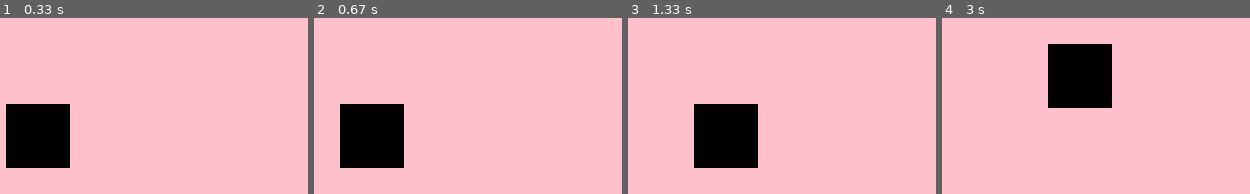
Above: before the commit, frames 1-4 (left to right).
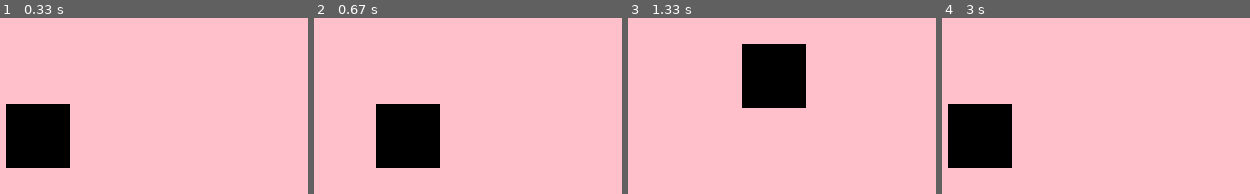
Above: after the commit, the same moments.

Repository: matuqam/pygame_actions
Game: pygame game, started from main.py
The game is run twice, just before and just after one commit, with the same random seed, the same clock (stepped at 60 frames per second) and the same inputs.
Inputs:
- Up to frame 1 (0.33 s): no input
- Up to frame 2 (0.67 s): hold D from 0.33 s (still down)
- Up to frame 3 (1.33 s): release D at 0.8 s; hold W 0.83-1.13 s; hold D from 1.17 s (still down)
- Up to frame 4 (3 s): release D at 1.63 s; hold A 1.67-2.2 s; hold S 2.23-2.53 s; hold A 2.57-2.97 s

Frame 1 is identical in both runs. In frame 2, 8.5% of the frame differs, in the area x 8-41%, y 48-86%; in frame 3, 15%; in frame 4, 15%, in the area x 1-56%, y 14-86%.

Commit message:
Added input module to encapsulate key input types
Allows to standardise checks for `event.type == KEY...` with
key checks with `key.get_pressed()`

Diff:
--- /dev/null
+++ b/input.py
@@ -0,0 +1,64 @@
+from enum import Enum, auto
+from collections import defaultdict
+
+from imports import *
+
+
+class InputType(Enum):
+    '''
+    Expose three key_check types as pygame does not have a KEYPRESSED event type
+    but rather has a K_{key} in pygame.key.get_pressed
+    '''
+    _KEYPRESSED = auto()
+    _KEYDOWN = auto()
+    _KEYUP = auto()
+
+
+class Input:
+    '''
+    Instanciate
+    Update on every tick
+    call
+    return:boolean
+        True is key passed key_check_type test
+        (aka key was either pressed, downed or upped)
+    '''
+    def __init__(self):
+        self.keys_downed = defaultdict(lambda: False)
+        self.keys_upped = defaultdict(lambda: False)
+        self.simon_says_move = False
+
+    def __call__(self, key, key_check_type):
+        if key_check_type == InputType._KEYPRESSED:
+            return self.key_is_pressed(key)
+        elif key_check_type == InputType._KEYDOWN:
+            return self.key_downed(key)
+        elif key_check_type == InputType._KEYUP:
+            return self.key_upped(key)
+
+    def key_is_pressed(self, key):
+        '''
+        simon_says_move is used to only check for movement at a limited frequency
+        see self.update for mechanic setting its value
+        Note this should eventyally be done in a different way in order to only
+        apply to movement keys
+        '''
+        return self.simon_says_move and pygame.key.get_pressed()[key]
+
+    def key_downed(self, key):
+        return key in self.keys_downed
+
+    def key_upped(self, key):
+        return key in self.keys_upped
+
+    def update(self, game_events):
+        self.keys_downed = defaultdict(lambda: False)
+        self.keys_upped = defaultdict(lambda: False)
+        self.simon_says_move = False
+        for event in game_events:
+            if event.type == KEYDOWN:
+                self.keys_downed[event.key] = True
+            elif event.type == KEYUP:
+                self.keys_upped[event.key] = True
+            elif event.type == MOVEMENT_EVENT:
+                self.simon_says_move = True
--- a/main.py
+++ b/main.py
@@ -6,6 +6,14 @@
 pygame.init()
 display = pygame.display.set_mode(SCREEN_SIZE)
 clock = pygame.time.Clock()
+# put a movement in the event queue whenever movement should be considered
+# this works with KEYPRESSED movement strategy type so keys are not repeated
+# too fast
+# MOVEMENT_EVENT = pygame.event.custom_type()
+pygame.time.set_timer(pygame.event.Event(MOVEMENT_EVENT), KEY_REPEAT)
+pygame.key.set_repeat(KEY_REPEAT, KEY_REPEAT)
+
+
 
 level = Level()
 
--- a/movement.py
+++ b/movement.py
@@ -10,6 +10,11 @@
 
 
 class Movement:
+    '''
+    Encapsulates the movement (direction, duration and speed) of a pygame element (other).
+    Duration of a Movement serves as a timer. It is decremented and once reaches 0, the Movement
+    has served its purpose.
+    '''
     def __init__(self, other, type:MovementType, direction, duration, speed):
         self.other = other
         self.type = type
@@ -19,12 +24,17 @@
 
 
 class Movements:
+    '''
+    Uses Movement class to encapsulate movement.
+    Gets called at every tick of pygame to move objects.
+    Once a Movement has "expired" (aka duration is decremented to 0), it is removed (aka purged).
+    '''
     def __init__(self):
         self.movements:Movement = []
 
     def _fuse(self, movement:'Movement'):
         '''
-        Fuse two Movements together
+        Fuse two Movements together: the current movement and the new one. Other movements are descarded
         The resulting action will have the following attributes
             direction:
                 direction1 + direction2
@@ -37,9 +47,13 @@
         if is_empty(self.movements):
             self.movements.append(movement)
             return
-        self.movements[0].direction += movement.direction
-        self.movements[0].duration += movement.duration
-        self.movements[0].speed += movement.speed
+        self.movements = [self.movements[0]]
+        if (self.movements[0].direction + movement.direction).magnitude() == 0:
+            self.movements[0].direction = self.movements[0].direction + movement.direction
+        else:
+            self.movements[0].direction = (self.movements[0].direction + movement.direction).normalize()
+        self.movements[0].duration = movement.duration
+        self.movements[0].speed = movement.speed
 
     def add(self, movement:'Movement'):
         '''
--- a/player.py
+++ b/player.py
@@ -1,6 +1,7 @@
 from imports import *
 from action import Action
 from movement import Movements, Movement, MovementType
+from input import Input, InputType
 
 
 class Player:
@@ -15,11 +16,14 @@
 
         self.rect = rect if rect is not None else Rect(64, 64, 0, 0)
         self.surface = pygame.Surface(size=(64,64))
-        self.speed = 1
+        self.speed = 2
         self.direction = pygame.Vector2()
         self.timer = lambda:False
 
         self.movements = Movements()
+        self.movement_type = MovementType.SEQUENCIAL
+
+        self.input = Input()
 
     def add_possible_action(self, action):
         '''add action to possible_actions'''
@@ -36,39 +40,34 @@
                 action.run()
 
     def process_input(self, events):
-        MOVE_DURATION = 180 # (in ticks)
-        for event in events:
-            if event.type == KEYDOWN:
-                if event.key == KEY_UP:
-                    # self.timer = self.set_timer(MOVE_DURATION)
-                    # self.direction += pygame.Vector2(0, -self.speed)
-                    self.movements.add(Movement(self, MovementType.SEQUENCIAL, pygame.Vector2(0, -self.speed), 60, self.speed))
-                if event.key == KEY_DOWN:
-                    # self.timer = self.set_timer(MOVE_DURATION)
-                    # self.direction += pygame.Vector2(0, self.speed)
-                    self.movements.add(Movement(self, MovementType.SEQUENCIAL, pygame.Vector2(0, self.speed), 60, self.speed))
-                if event.key == KEY_LEFT:
-                    # self.timer = self.set_timer(MOVE_DURATION)
-                    # self.direction += pygame.Vector2(-self.speed, 0)
-                    self.movements.add(Movement(self, MovementType.SEQUENCIAL, pygame.Vector2(-self.speed, 0), 60, self.speed))
-                if event.key == KEY_RIGHT:
-                    self.movements.add(Movement(self, MovementType.SEQUENCIAL, pygame.Vector2(self.speed, 0), 60, self.speed))
-                if event.key == K_i:
-                    self.movements.add(Movement(self, MovementType.INTERUPT, pygame.Vector2(self.speed * 2, 0), 60, self.speed))
-                if event.key == K_o:
-                    self.movements.add(Movement(self, MovementType.ADDITIVE, pygame.Vector2(0, self.speed), 60, self.speed))
-                    # self.timer = self.set_timer(MOVE_DURATION)
-                    # self.direction += pygame.Vector2(self.speed, 0)
-            # if event.type == KEYUP:
-            #     if event.key == KEY_UP:
-            #         self.direction -= pygame.Vector2(0, -self.speed)
-            #     if event.key == KEY_DOWN:
-            #         self.direction -= pygame.Vector2(0, self.speed)
-            #     if event.key == KEY_LEFT:
-            #         self.direction -= pygame.Vector2(-self.speed, 0)
-            #     if event.key == KEY_RIGHT:
-            #         self.direction -= pygame.Vector2(self.speed, 0)
-        self.move()
+        self.input.update(events)
+        input_type = InputType._KEYPRESSED
+
+        if self.input(KEY_UP, input_type):
+            direction = pygame.Vector2(0, -self.speed)
+            self.movements.add(Movement(self, self.movement_type, direction, MOVE_DURATION, self.speed))
+
+        if self.input(KEY_DOWN, input_type):
+            direction = pygame.Vector2(0, self.speed)
+            self.movements.add(Movement(self, self.movement_type, direction, MOVE_DURATION, self.speed))
+
+        if self.input(KEY_LEFT, input_type):
+            direction = pygame.Vector2(-self.speed, 0)
+            self.movements.add(Movement(self, self.movement_type, direction, MOVE_DURATION, self.speed))
+
+        if self.input(KEY_RIGHT, input_type):
+            direction = pygame.Vector2(self.speed, 0)
+            self.movements.add(Movement(self, self.movement_type, direction, MOVE_DURATION, self.speed))
+
+        if self.input(K_u, InputType._KEYDOWN):
+            self.movement_type = MovementType.SEQUENCIAL
+        if self.input(K_i, InputType._KEYDOWN):
+            self.movement_type = MovementType.INTERUPT
+        # The MOVEMENT event "limiter" works well with this MovementType
+        # ie: it produces a smooth movement as it allows the moement queue to
+        # clear preventing weird vector math #
+        if self.input(K_o, InputType._KEYDOWN):
+            self.movement_type = MovementType.ADDITIVE
 
     def set_timer(self, ticks):
         def count():
@@ -78,20 +77,39 @@
         return count
 
     def move(self):
+        '''
+        The use of timer works in combination with the KEYDOWN way of checking
+        for movement keys. It allows an otherwise puctual event (the KEYDOWN event)
+        to have a lasting effect but yet still limited unlike the key.get_pressed()
+
+        It can work with movement that needs to be increments. Or attacks that
+        need to be intermittent such as sword attacks.
+
+        moving in this manner was called like this:
+            ```
+            ...
+            if event.type == KEYDOWN:
+                ...
+                self.timer = self.set_timer(MOVE_DURATION)
+                self.direction += pygame.Vector2(0, -self.speed)
+            ...
+            self.move()
+            ```
+        '''
         if self.timer():
             self.rect.center += self.direction * self.speed
 
     def manhandle(self, direction, speed):
         '''
         moved by other object
+        This adds another movement strategy beside self.move()
+        Notably, it does not use the self.timer()
         '''
         self.rect.center += (direction * speed)
-
 
     def display(self):
         display = pygame.display.get_surface()
         display.blit(self.surface, self.rect.topleft)
-
 
     def update(self):
         self.actions_active = [a for a in self.actions_active if a.ended == False]
@@ -103,23 +121,23 @@
         self.display()
 
 
-# if __name__ == '__main__':
-#     player = Player()
+if __name__ == '__main__':
+    player = Player()
 
-#     go = Action(name='go', controler=player)
-#     run = Action(name='run', controler=player, required_action_names=['go'])
-#     get_to_the_choppa = Action(name='get to the choppa', controler=player, required_action_names=['go', 'run'])
-#     hide = Action(name='hide', controler=player, disallowed_action_names=['run', 'get to the choppa'])
+    go = Action(name='go', controler=player)
+    run = Action(name='run', controler=player, required_action_names=['go'])
+    get_to_the_choppa = Action(name='get to the choppa', controler=player, required_action_names=['go', 'run'])
+    hide = Action(name='hide', controler=player, disallowed_action_names=['run', 'get to the choppa'])
 
-#     player.add_possible_action([go, run, get_to_the_choppa, hide])
-#     player.take_action('get to the choppa')
-#     player.take_action('go')
-#     player.take_action('get to the choppa')
-#     player.take_action('run')
-#     player.take_action('get to the choppa')
-#     player.take_action('hide')
-#     player.tick()
-#     print(f'{player.actions_active=}')
-#     run.end()
-#     player.tick()
-#     print(f'{player.actions_active=}')
+    player.add_possible_action([go, run, get_to_the_choppa, hide])
+    player.take_action('get to the choppa')
+    player.take_action('go')
+    player.take_action('get to the choppa')
+    player.take_action('run')
+    player.take_action('get to the choppa')
+    player.take_action('hide')
+    # player.tick()  # This method was removed in a previous update.
+    print(f'{player.actions_active=}')
+    run.end()
+    # player.tick()  # This method was removed in a previous update.
+    print(f'{player.actions_active=}')
--- a/settings.py
+++ b/settings.py
@@ -1,8 +1,13 @@
 # imported by imports
 
+import pygame
 from pygame.locals import *
 
 SCREEN_SIZE = (800, 600)
+
+MOVE_DURATION = 5
+KEY_REPEAT = 100
+MOVEMENT_EVENT = pygame.event.custom_type()
 
 KEY_UP = K_w
 KEY_DOWN = K_s
--- a/test.py
+++ /dev/null
@@ -1,14 +0,0 @@
-def greet(name):
-    def say_hi():
-        return f'Hi {name}!'
-    return say_hi
-
-message = greet('John')
-
-# def greet():
-#     name = "John"
-#     return lambda: "Hi " + name
-
-# message = greet()
-
-# print(message())
